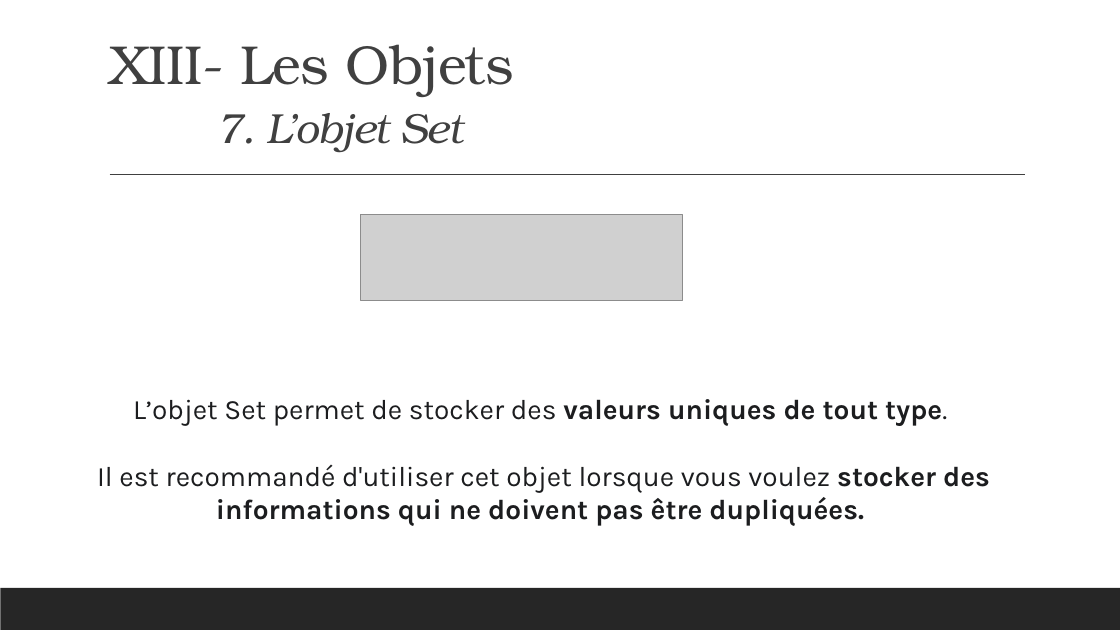
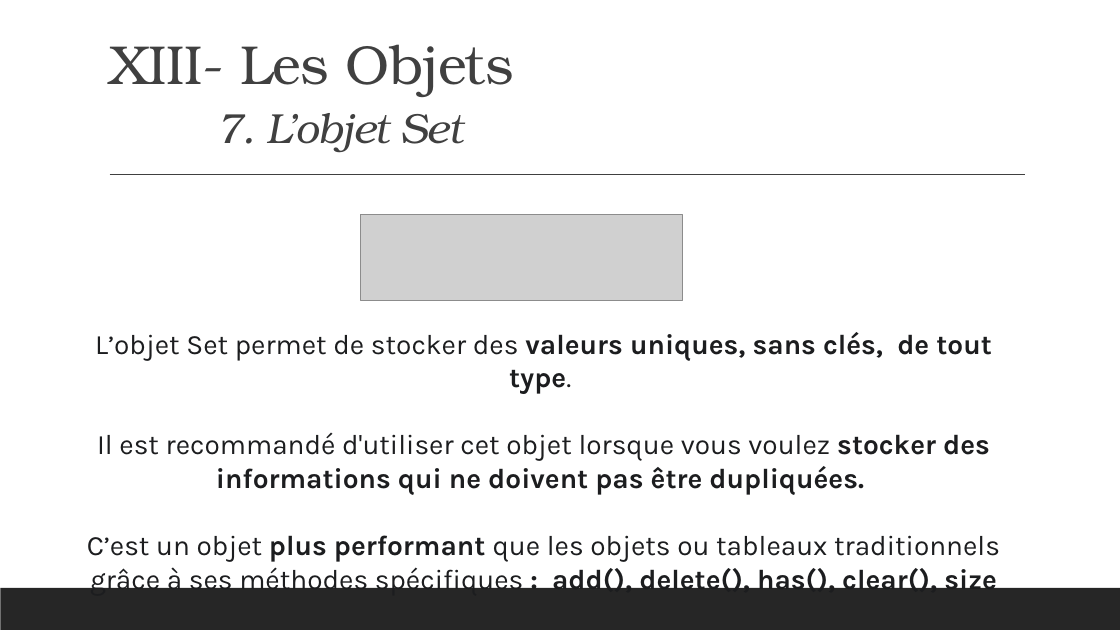
Before and after one commit to bldr4/JavaScript, a slide deck: slide 131 of js.pptx. Drawn at 1120x630 pixels with LibreOffice and Linux fonts; fonts in the diff are those of the drawing; grey boxes stand for pictures. Boxes give left, top, right and bottom in pixels: in the first picture for what was removed or moved away, otherwise in the second. Text is boxed around its words. In the diff, an @@ line names an element or a change of style, - is before the commit and + after.

```diff
--- a/js.pptx
+++ b/js.pptx
@@ text "L’objet Set permet de stocker ...": place and size @@
-text "L’objet Set permet de stocker ..." at (97, 399, 990, 526)
+text "L’objet Set permet de stocker ..." at (87, 332, 1000, 595)
@@ text at (95, 332, 991, 394): text changed; bold on @@
-L’objet Set permet de stocker des valeurs uniques de tout type.
+L’objet Set permet de stocker des valeurs uniques, sans clés, de tout type.
@@ text at (87, 535, 1000, 595): paragraph added @@
+C’est un objet plus performant que les objets ou tableaux traditionnels grâce à ses méthodes spécifiques : add(), delete(), has(), clear(), size
```
Also in this commit, not shown: 5 other slides changed, 8 other files.
